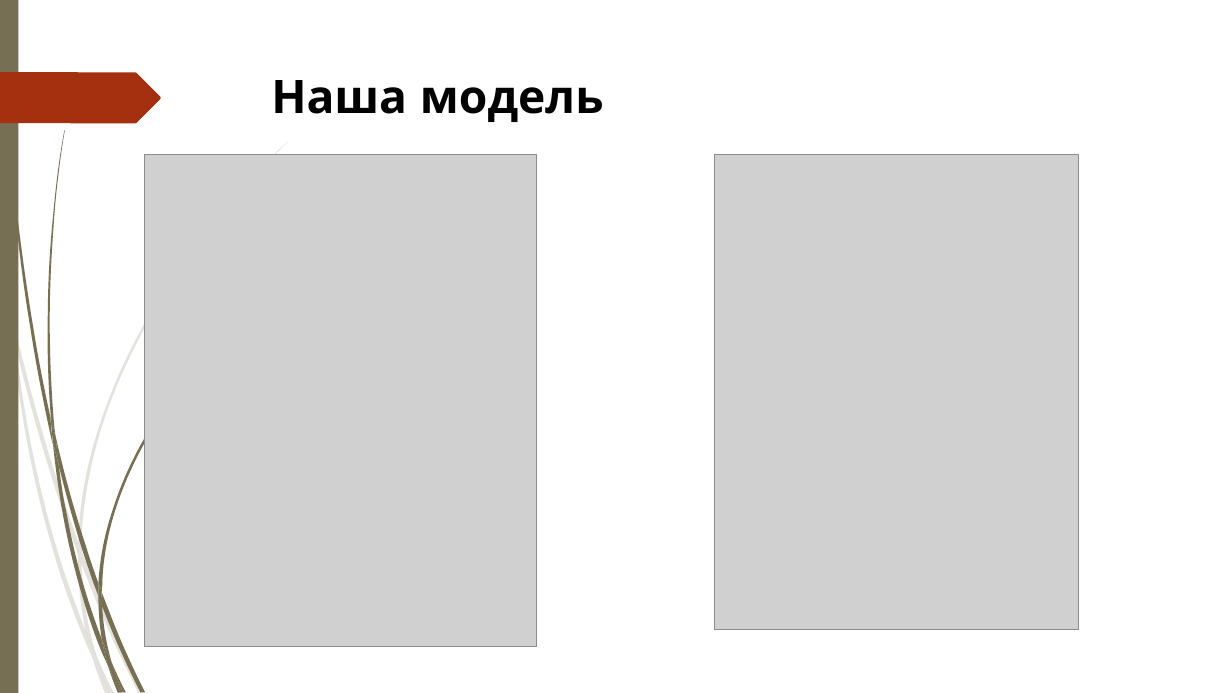
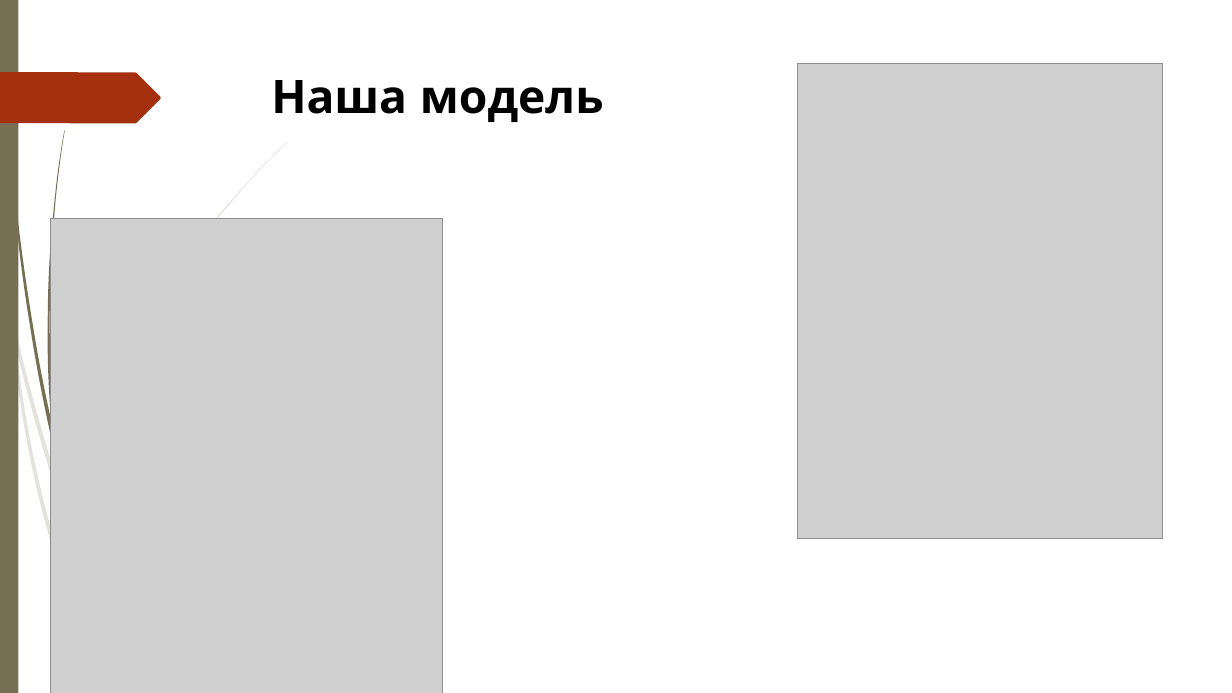
Before and after one commit to ProMix0/UniorFirecamp, a slide deck: slide 6 of 3D моделирование для программистов.pptx. Drawn at 1232x693 pixels with LibreOffice and Linux fonts; fonts in the diff are those of the drawing; grey boxes stand for pictures; background and template pictures are left out. Boxes give left, top, right and bottom in pixels: in the first picture for what was removed or moved away, otherwise in the second. Text is boxed around its words. In the diff, an @@ line names an element or a change of style, - is before the commit and + after.

```diff
--- a/3D моделирование для программистов.pptx
+++ b/3D моделирование для программистов.pptx
@@ picture: place and size @@
-picture at (714, 154, 1080, 629)
+picture at (798, 63, 1163, 538)
@@ picture: place and size @@
-picture at (144, 154, 537, 646)
+picture at (50, 218, 443, 693)
@@ group removed at (78, 542, 143, 693): 6 freeform shapes @@
@@ group removed at (53, 318, 240, 693): 9 freeform shapes @@
```
Also in this commit, not shown: 1 slide added, 1 slide removed.
